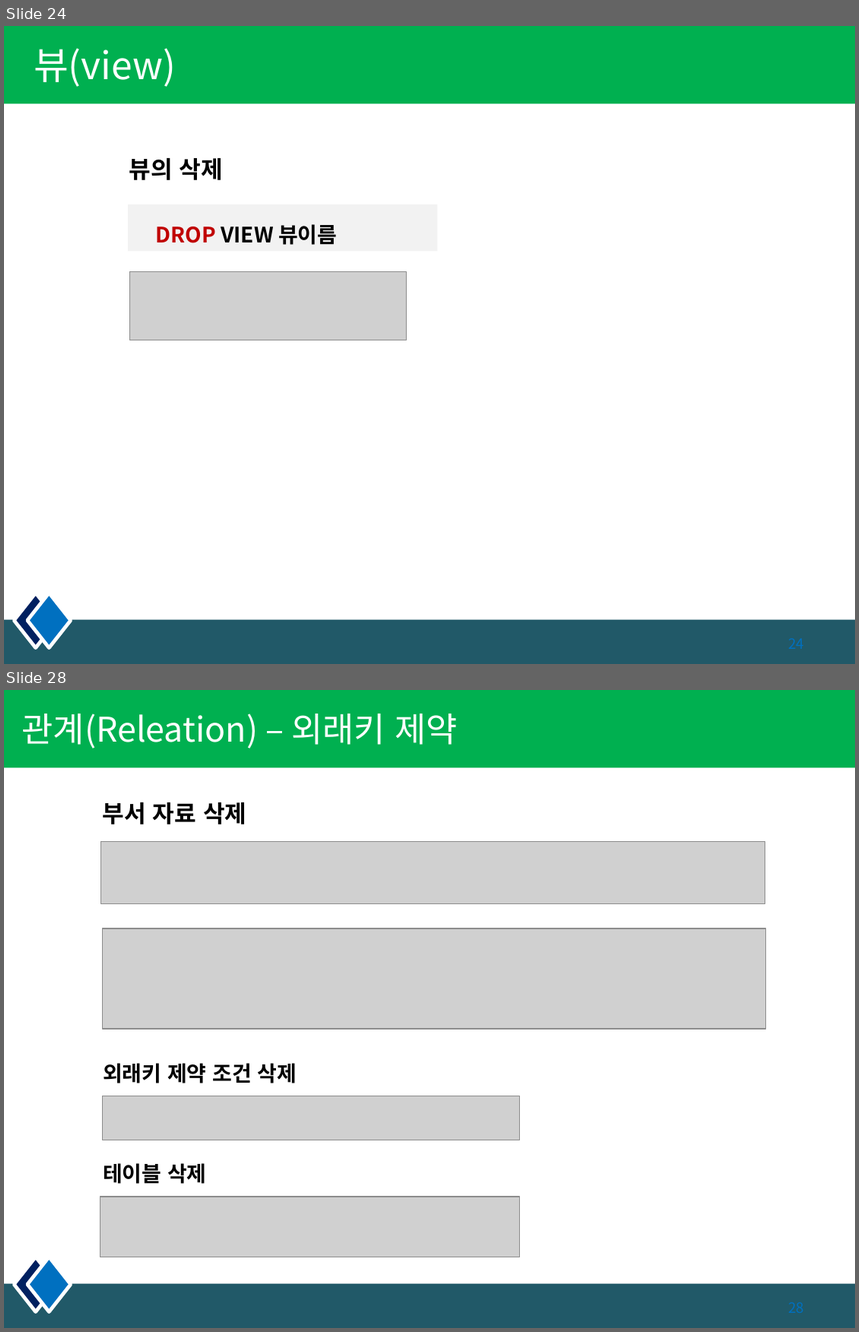
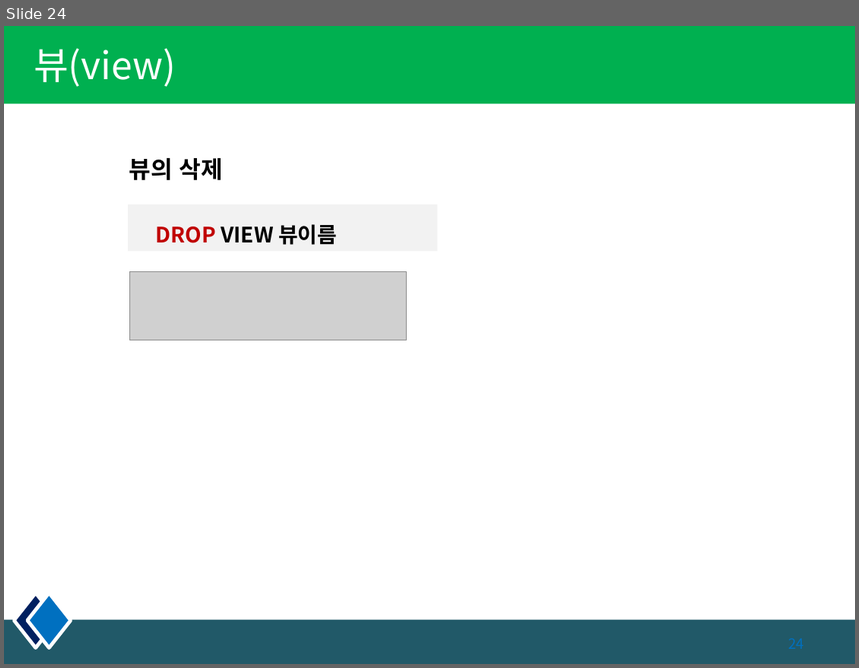
Before and after one commit to kiyongee2/dbworks, a slide deck: DB_PPT/3장. select_join.pptx. Shown one above the other, each under a label of ours: slides 24 and 28 before the commit, slide 24 after it; the slides between them are not shown. The pictures are 859x1332 and 859x668 pixels, drawn with LibreOffice and Linux fonts; fonts in the diff are those of the drawing; grey boxes stand for pictures. Boxes give left, top, right and bottom in pixels: in the first picture for what was removed or moved away, otherwise in the second. Text is boxed around its words. In the diff, an @@ line names an element or a change of style, - is before the commit and + after.

```diff
--- a/DB_PPT/3장. select_join.pptx
+++ b/DB_PPT/3장. select_join.pptx
@@ slide 28 removed at (x1=4, y1=690, x2=855, y2=1328), background #FFFFFF; not listed: 4 template elements that a slide beside it also shows @@
@@ title removed at (x1=22, y1=714, x2=457, y2=749) @@
-관계(Releation) – 외래키 제약
@@ text removed at (x1=103, y1=802, x2=246, y2=825) @@
-부서 자료 삭제
@@ picture removed at (x1=101, y1=841, x2=765, y2=904) @@
@@ picture removed at (x1=103, y1=929, x2=767, y2=1029) @@
@@ text removed at (x1=103, y1=1063, x2=297, y2=1084) @@
-외래키 제약 조건 삭제
@@ picture removed at (x1=103, y1=1096, x2=520, y2=1140) @@
@@ text removed at (x1=103, y1=1163, x2=207, y2=1184) @@
-테이블 삭제
@@ picture removed at (x1=101, y1=1196, x2=520, y2=1257) @@
```
Also in this commit, not shown: 3 other slides removed, 2 other files.
